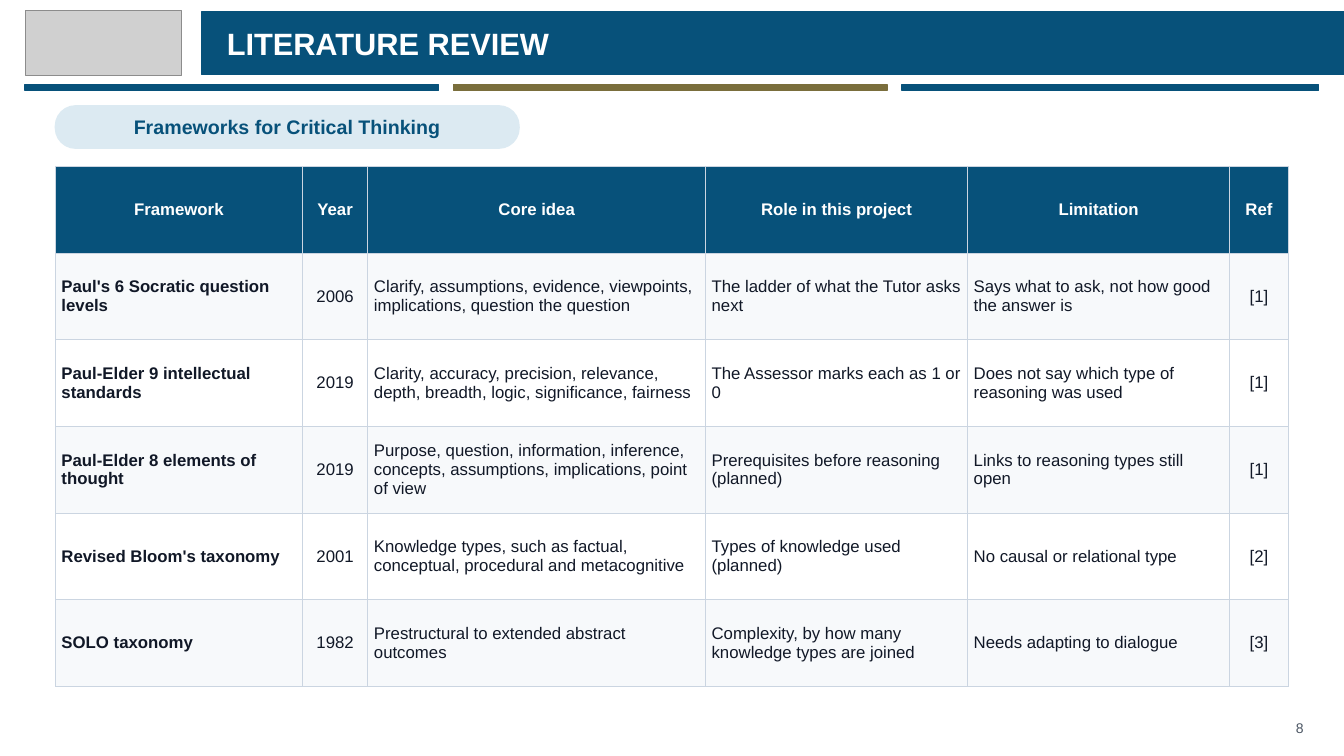
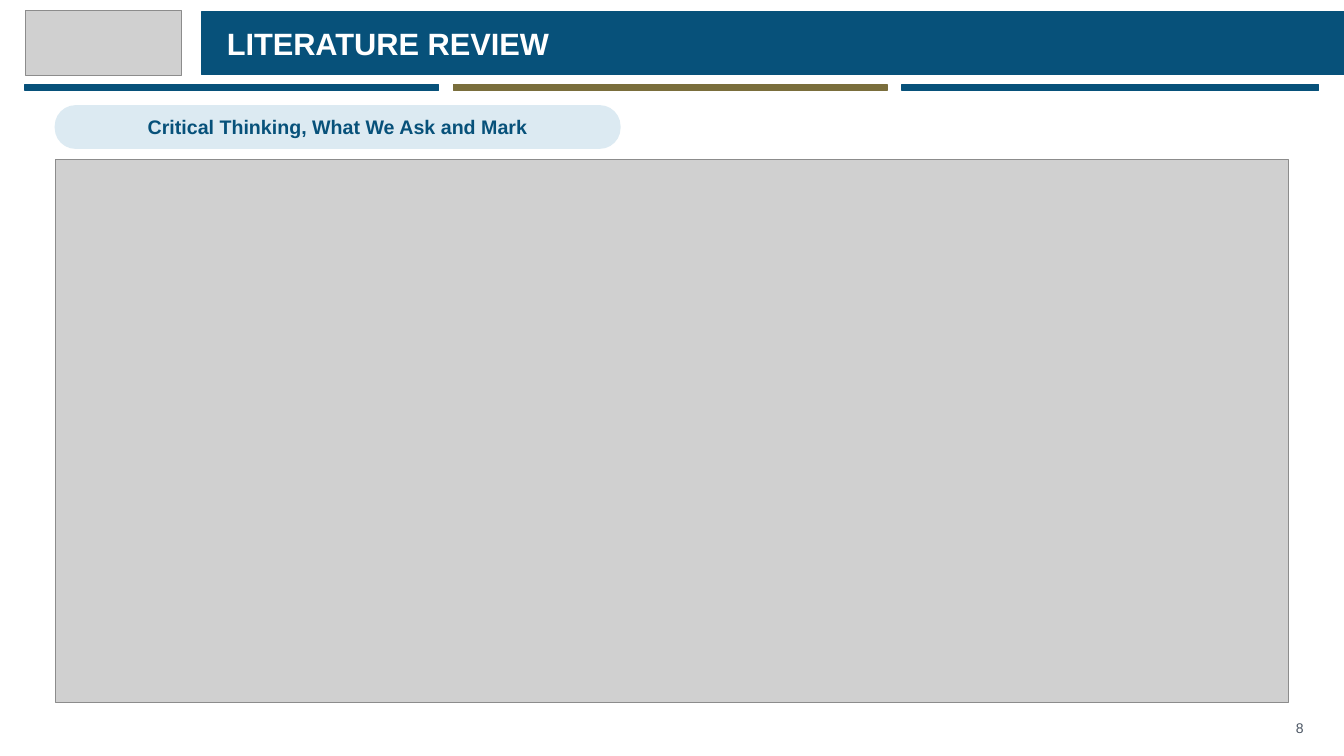
Before and after one commit to eusoffamir/Socratic-AI, a slide deck: slide 8 of docs/defence/Socratic AI Proposal Defence.pptx. Drawn at 1344x756 pixels with LibreOffice and Linux fonts; fonts in the diff are those of the drawing; grey boxes stand for pictures. Boxes give left, top, right and bottom in pixels: in the first picture for what was removed or moved away, otherwise in the second. Text is boxed around its words. In the diff, an @@ line names an element or a change of style, - is before the commit and + after.

```diff
--- a/docs/defence/Socratic AI Proposal Defence.pptx
+++ b/docs/defence/Socratic AI Proposal Defence.pptx
@@ rounded rectangle: place and size @@
-rounded rectangle at <box>55,106,519,148</box>
+rounded rectangle at <box>55,106,620,148</box>
@@ text at <box>148,119,527,138</box>: text changed @@
-Frameworks for Critical Thinking
+Critical Thinking, What We Ask and Mark
@@ table removed at <box>55,166,1289,687</box>, 6 rows, 6 columns @@
-Framework | Year | Core idea | Role in this project | Limitation | Ref
-Paul's 6 Socratic question levels | 2006 | Clarify, assumptions, evidence, viewpoints, implications, question the question | The ladder of what the Tutor asks next | Says what to ask, not how good the answer is | [1]
-Paul-Elder 9 intellectual standards | 2019 | Clarity, accuracy, precision, relevance, depth, breadth, logic, significance, fairness | The Assessor marks each as 1 or 0 | Does not say which type of reasoning was used | [1]
-Paul-Elder 8 elements of thought | 2019 | Purpose, question, information, inference, concepts, assumptions, implications, point of view | Prerequisites before reasoning (planned) | Links to reasoning types still open | [1]
-Revised Bloom's taxonomy | 2001 | Knowledge types, such as factual, conceptual, procedural and metacognitive | Types of knowledge used (planned) | No causal or relational type | [2]
-SOLO taxonomy | 1982 | Prestructural to extended abstract outcomes | Complexity, by how many knowledge types are joined | Needs adapting to dialogue | [3]
@@ picture added at <box>55,159,1289,702</box> @@
```
Also in this commit, not shown: 15 other slides changed, 2 slides added, 9 other files.
